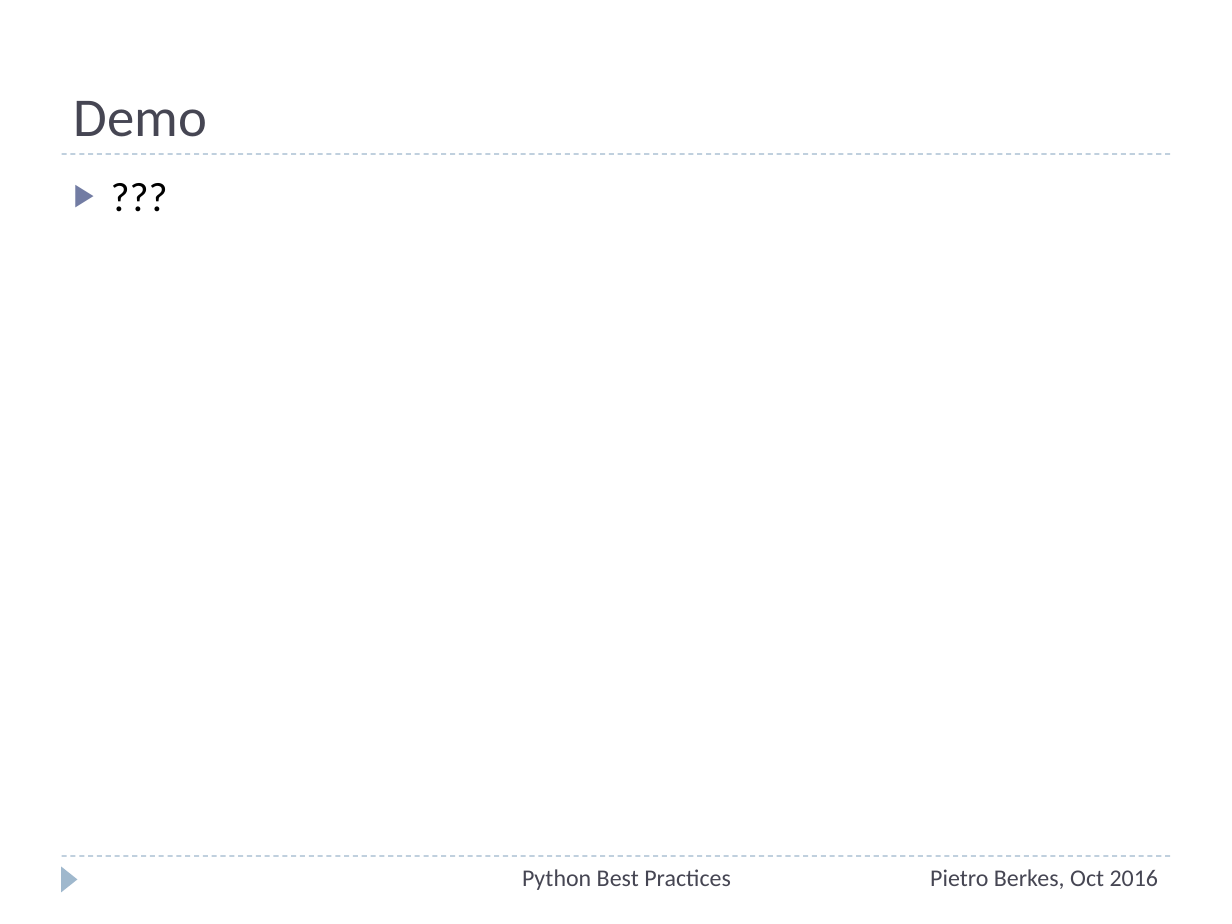
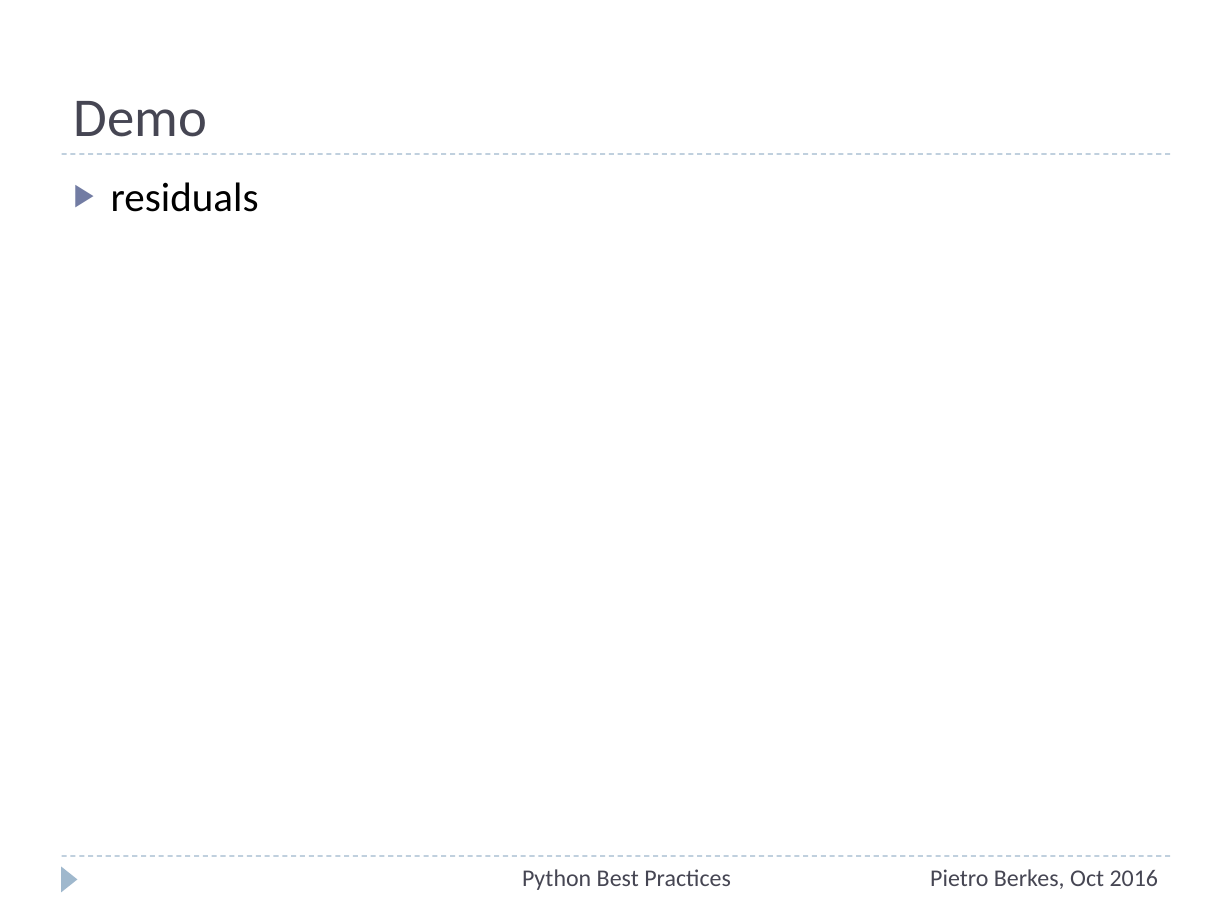
Before and after one commit to ASPP/testing_debugging_profiling, a slide deck: slide 79 of testing-debugging-profiling.pptx (slide 80 before the commit). Drawn at 1232x924 pixels with LibreOffice and Linux fonts; fonts in the diff are those of the drawing. Boxes give left, top, right and bottom in pixels: in the first picture for what was removed or moved away, otherwise in the second. Text is boxed around its words. In the diff, an @@ line names an element or a change of style, - is before the commit and + after.

```diff
--- a/testing-debugging-profiling.pptx
+++ b/testing-debugging-profiling.pptx
@@ text at [111,182,259,212]: text changed @@
-▶ ???
+▶ residuals
```
Also in this commit, not shown: 5 other slides changed, 1 slide removed.
